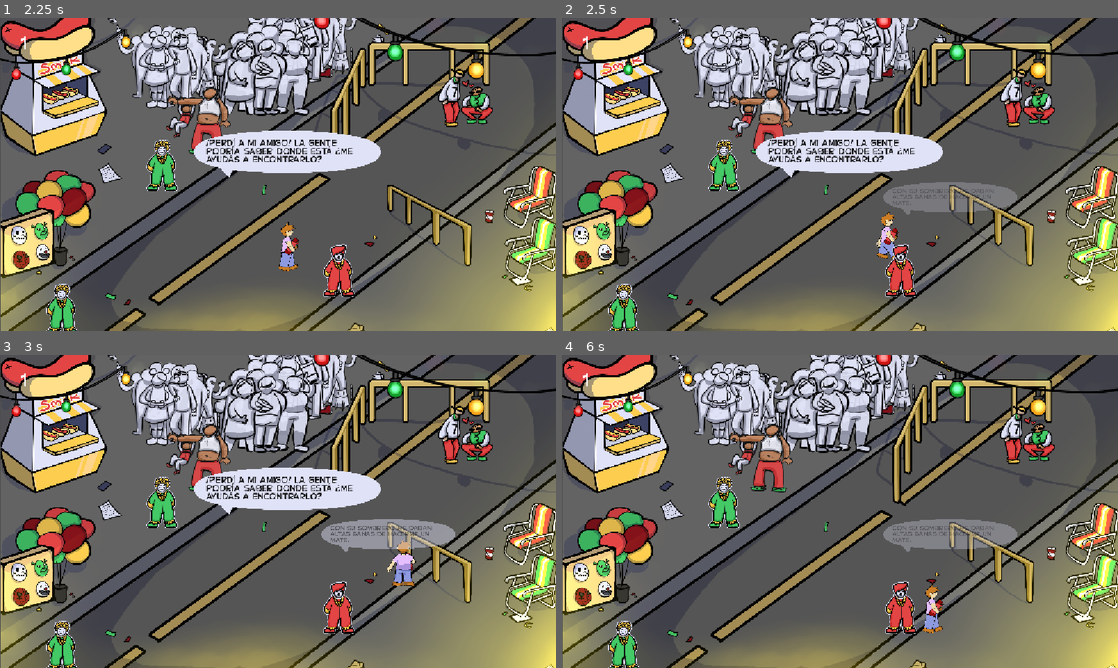
Above: before the commit, frames 1-4 (two rows, left to right).
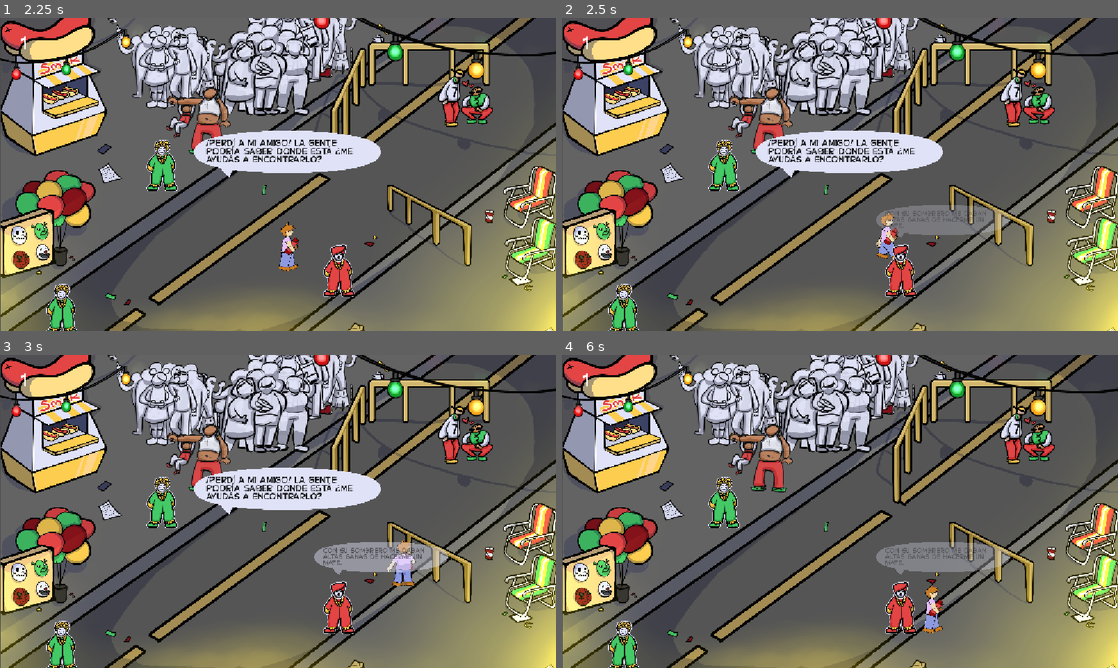
Above: after the commit, the same moments.

Repository: guille-bada/ggj-2026
Game: Godot game, scene res://Scenes/main_menu.tscn
Two runs of this game, one before a commit and one after it. Both use one fixed random seed, a clock stepped at 60 frames per second and the inputs below. The engine's default icon, where the game draws it, is replaced by a stand-in: a white triangle on a blue panel in a dark square.
Inputs:
- Up to frame 1 (2.25 s): tap Enter at 0.5 s; hold D (Right) 0.53-1.28 s; hold S (Down) 1.28-2.03 s; hold D (Right) from 2.03 s (still down)
- Up to frame 2 (2.5 s): keep holding D (Right)
- Up to frame 3 (3 s): release D (Right) at 2.78 s; hold W (Up) from 2.78 s (still down)
- Up to frame 4 (6 s): release W (Up) at 3.53 s; hold A (Left) 3.53-5.03 s; hold S (Down) 5.03-5.78 s; hold D (Right) from 5.78 s (still down)

Frame 1 is identical in both runs. In frame 2, 2.9% of the frame differs, in the area x 56-82%, y 52-71%; in frame 3, 3.0%; in frame 4, 3.0%.

Commit message:
Fix dialogue bubble position. Fix dialogue bubble for NPC in cervezas.

Diff:
--- a/Scenes/Npc.tscn
+++ b/Scenes/Npc.tscn
@@ -26,10 +26,10 @@
 [node name="BubblePosition" type="Node2D" parent="." unique_id=813284153]
 
 [node name="Bubble" parent="." unique_id=545403182 node_paths=PackedStringArray("interactable") instance=ExtResource("4_7c57i")]
-offset_left = -39.915
-offset_top = -191.255
-offset_right = 341.61398
-offset_bottom = 30.543991
+offset_left = -55.000004
+offset_top = -144.0
+offset_right = 326.529
+offset_bottom = 77.798996
 scale = Vector2(0.745, 0.745)
 interactable = NodePath("../Interactable")
 metadata/_edit_use_anchors_ = true
--- a/Scenes/zone_2.tscn
+++ b/Scenes/zone_2.tscn
@@ -116,6 +116,12 @@
 [node name="Npc3" parent="Npc_positions" unique_id=1894142051 instance=ExtResource("3_ivmmj")]
 position = Vector2(989, 138)
 
+[node name="Bubble" parent="Npc_positions/Npc3" index="1" unique_id=545403182]
+offset_left = -124.0
+offset_top = -138.00002
+offset_right = 257.529
+offset_bottom = 83.79898
+
 [node name="player_spawn_zone" type="Node2D" parent="." unique_id=390790631]
 position = Vector2(1183, 346)
 script = ExtResource("6_gcqhp")
@@ -131,3 +137,5 @@
 stream = ExtResource("13_qgqmo")
 volume_db = -10.0
 autoplay = true
+
+[editable path="Npc_positions/Npc3"]
